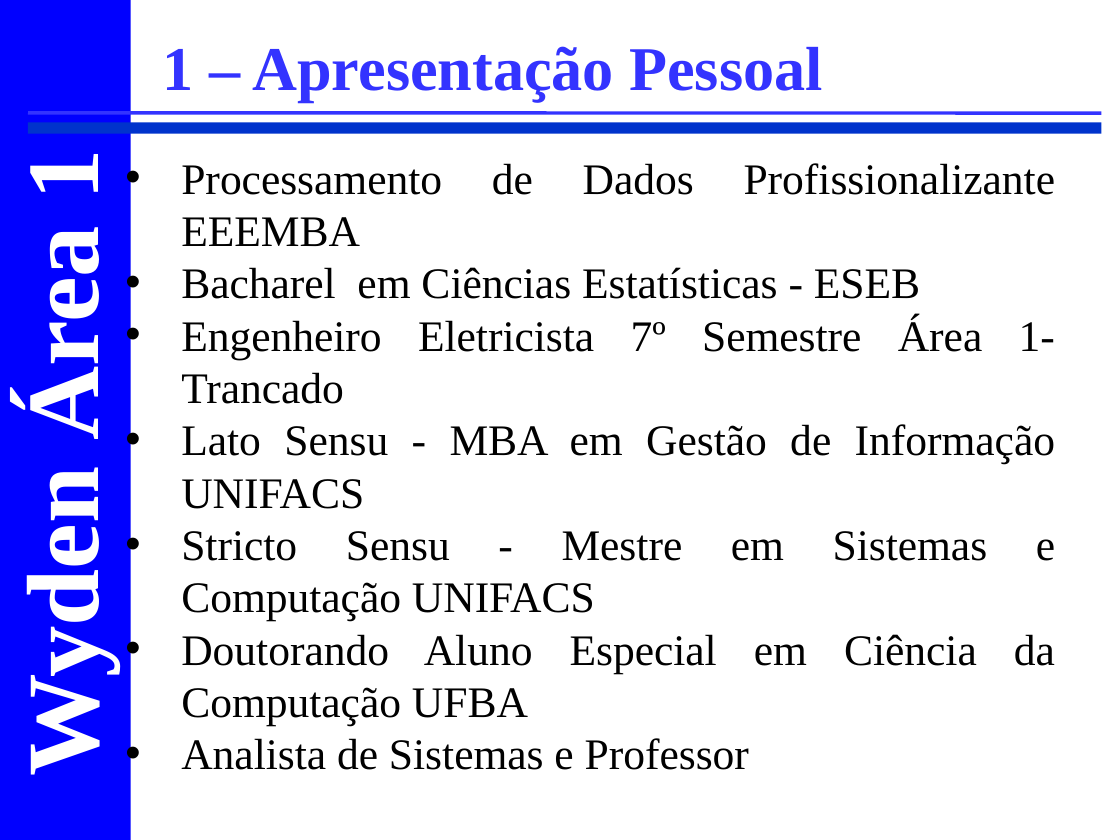
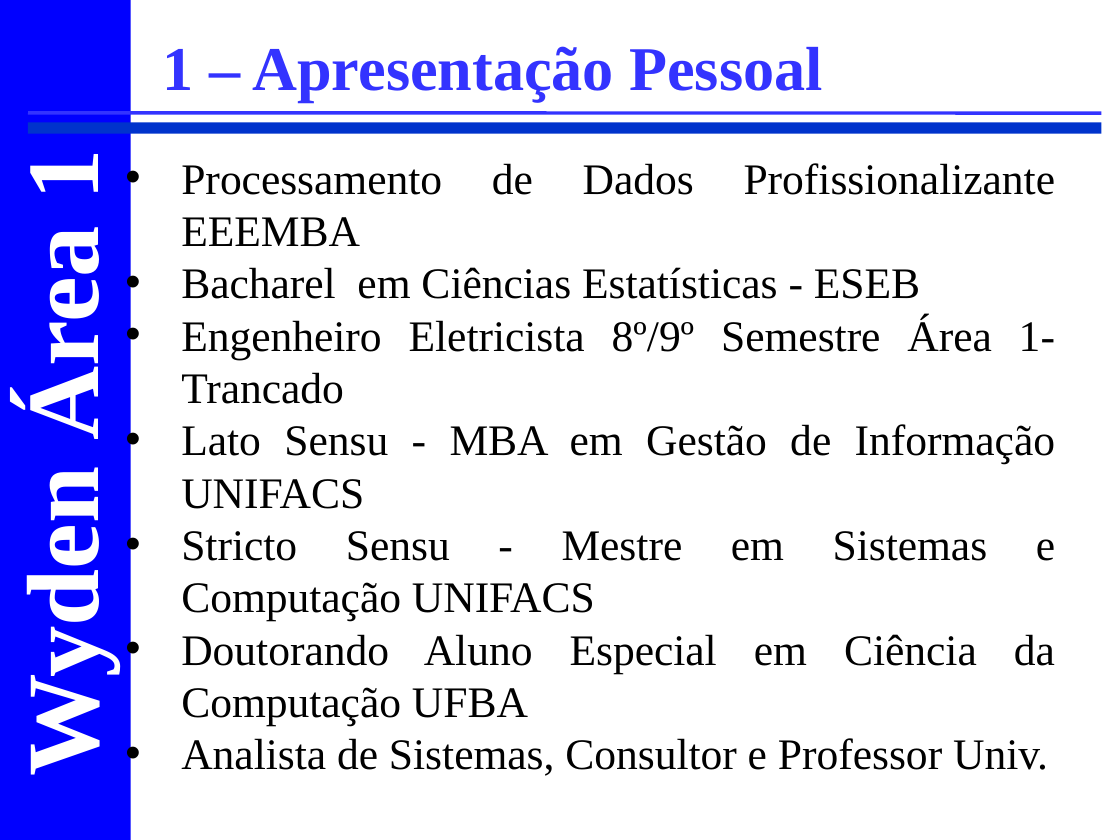
Before and after one commit to CloudEducationBrazil/WydenEstruturaDados, a slide deck: slide 4 of 00 Lesson Plan/Apresentação e Ementa Estrutura de Dados.ppt. Drawn at 1120x840 pixels with LibreOffice and Linux fonts; fonts in the diff are those of the drawing; background and template pictures are left out. Boxes give left, top, right and bottom in pixels: in the first picture for what was removed or moved away, otherwise in the second. Text is boxed around its words. In the diff, an @@ line names an element or a change of style, - is before the commit and + after.

```diff
--- a/00 Lesson Plan/Apresentação e Ementa Estrutura de Dados.ppt
+++ b/00 Lesson Plan/Apresentação e Ementa Estrutura de Dados.ppt
@@ text at (181, 316, 1055, 404): text changed @@
-• Engenheiro Eletricista 7º Semestre Área 1- Trancado
+• Engenheiro Eletricista 8º/9º Semestre Área 1- Trancado
@@ text at (181, 738, 1048, 776): text changed @@
-• Analista de Sistemas e Professor
+• Analista de Sistemas, Consultor e Professor Univ.
```
Also in this commit, not shown: 3 other slides changed, 6 slides added, 1 slide removed.
